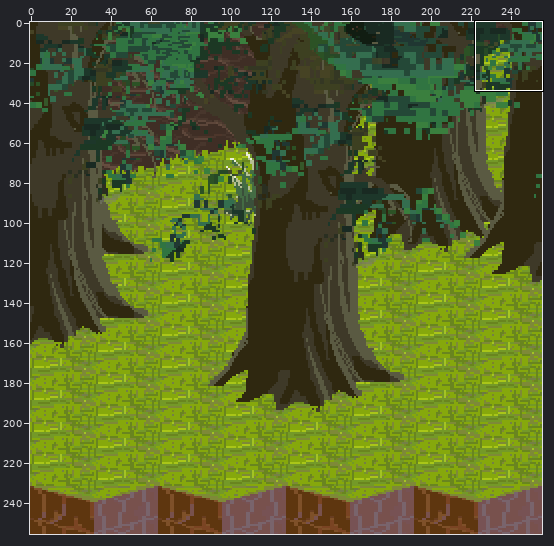
Sprite sheet: Solution/Resource/Ace/Street/back_109.png. Above: a wide view before the commit, with the close-up outlined.
Close-up. As it was:
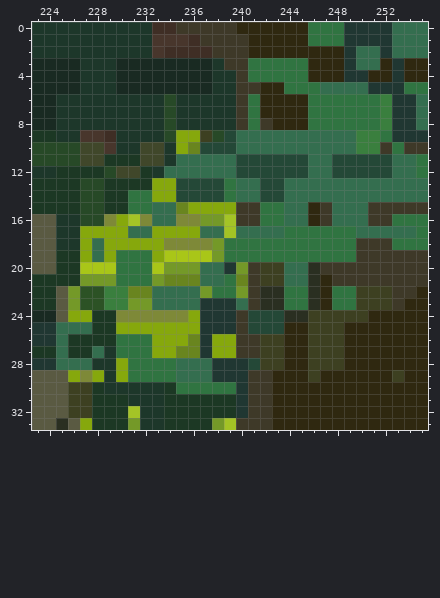
The file is 256x256 pixels. Colours within 5 levels of each other are drawn and written as one. Shown: x 223..255, y 0..33. The commit also changed other parts of the picture, which this record leaves out.
Once edited:
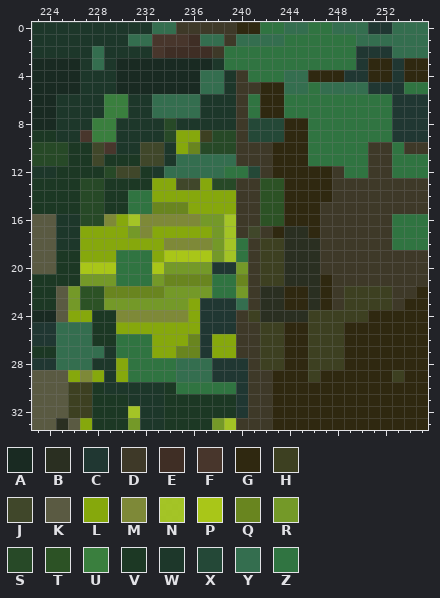
Palette (. is transparent): A #192a22  B #2a2f21  C #203732  D #3e3928  E #3e2d24fd  F #47352bfd  G #2f2810  H #3d4021  J #40472a  K #5a5a42  L #86a80c  M #7e8938  N #a0c315e8  P #a9c618  Q #69851f  R #749928  S #274927  T #2c5225  U #3a7f3e  V #1c3824  W #1d372a  X #244837  Y #346e4f  Z #307441
The edit:
{"y":0,"x":233,"old":"EE","new":"YY"}
{"y":0,"x":242,"old":"GGGG","new":"ZZYY"}
{"y":0,"x":248,"old":"ZCC","new":"YYY"}
{"y":1,"x":231,"old":"WW","new":"YY"}
{"y":1,"x":237,"old":"DD","new":"YY"}
{"y":1,"x":240,"old":"DGGGGG","new":"YYYYZZ"}
{"y":1,"x":249,"old":"CCCC","new":"ZYYY"}
{"y":2,"x":228,"old":"W","new":"Y"}
{"y":2,"x":239,"old":"DDGGGGGGGGCYY","new":"ZZZZZZZZZZZCC"}
{"y":3,"x":228,"old":"W","new":"Y"}
{"y":3,"x":239,"old":"DD","new":"ZZ"}
{"y":3,"x":246,"old":"GGGCYY","new":"ZZZZCG"}
{"y":4,"x":237,"old":"AW","new":"YY"}
{"y":4,"x":244,"old":"ZZ","new":"YY"}
{"y":5,"x":237,"old":"AW","new":"YY"}
{"y":5,"x":244,"old":"ZZ","new":"YY"}
{"y":6,"x":229,"old":"WW","new":"UU"}
{"y":6,"x":233,"old":"WSWW","new":"YYYY"}
{"y":6,"x":244,"old":"GG","new":"ZZ"}
{"y":6,"x":252,"old":"U","new":"Z"}
{"y":6,"x":255,"old":"Y","new":"C"}
{"y":7,"x":229,"old":"WW","new":"UU"}
{"y":7,"x":233,"old":"WSWW","new":"YYYY"}
{"y":7,"x":244,"old":"GG","new":"ZZ"}
{"y":7,"x":252,"old":"U","new":"Z"}
{"y":7,"x":255,"old":"Y","new":"C"}
{"y":8,"x":228,"old":"WW","new":"UU"}
{"y":8,"x":241,"old":"ZDG","new":"XXX"}
{"y":8,"x":252,"old":"U","new":"Z"}
{"y":8,"x":255,"old":"Y","new":"C"}
{"y":9,"x":228,"old":"FE","new":"UU"}
{"y":9,"x":239,"old":"XYYYYYYYYYYUU","new":"SDXXXGGZZZZZZ"}
{"y":10,"x":226,"old":"SJ","new":"VV"}
{"y":10,"x":237,"old":"XXXYYYYYYYYYYUU","new":"SSSDDDGGGZZZZZD"}
{"y":11,"x":226,"old":"SJ","new":"VV"}
{"y":11,"x":240,"old":"XXXXXXYYXXXXXYY","new":"DDDGGGZZZZZDDZZ"}
{"y":12,"x":239,"old":"YX","new":"ZZ"}
{"y":12,"x":242,"old":"XXXXYYXXXXXYY","new":"DGGGGGDZZDDZZ"}
{"y":13,"x":235,"old":"XXXXZYYXXYYYYYYYYYYYY","new":"JJLSSDDTTGGGGDDDDDDDD"}
{"y":14,"x":235,"old":"XXXXZYYXXYYYYYYYYYYYY","new":"LLLLLDDTTGGGGDDDDDDDD"}
{"y":15,"x":233,"old":"YY","new":"QQ"}
{"y":15,"x":242,"old":"ZZYY","new":"TTGG"}
{"y":15,"x":248,"old":"YYY","new":"DDD"}
{"y":16,"x":233,"old":"YY","new":"MM"}
{"y":16,"x":242,"old":"ZZYY","new":"TTGG"}
{"y":16,"x":248,"old":"YYY","new":"DDD"}
{"y":17,"x":231,"old":"YY","new":"RM"}
{"y":17,"x":237,"old":"YY","new":"LR"}
{"y":17,"x":240,"old":"YYYYZZZZZZYYYYY","new":"DJDGBBGDDDDDDZZ"}
{"y":18,"x":228,"old":"Y","new":"L"}
{"y":18,"x":239,"old":"Z","new":"N"}
{"y":18,"x":241,"old":"ZZZZZZZZZ","new":"DHHBBBDDD"}
{"y":19,"x":228,"old":"Y","new":"L"}
{"y":19,"x":239,"old":"Z","new":"N"}
{"y":19,"x":241,"old":"ZZZZZZZZZ","new":"DHHBBBDDD"}
{"y":20,"x":237,"old":"YY","new":"RC"}
{"y":20,"x":244,"old":"YY","new":"BB"}
{"y":21,"x":237,"old":"YY","new":"QZ"}
{"y":21,"x":244,"old":"YY","new":"BB"}
{"y":22,"x":229,"old":"UU","new":"QQ"}
{"y":22,"x":233,"old":"YYYY","new":"QRRR"}
{"y":22,"x":244,"old":"ZZ","new":"GG"}
{"y":22,"x":248,"old":"ZZ","new":"DH"}
{"y":23,"x":229,"old":"UU","new":"RR"}
{"y":23,"x":233,"old":"YYYY","new":"RRRL"}
{"y":23,"x":244,"old":"ZZ","new":"GG"}
{"y":23,"x":248,"old":"ZZ","new":"DH"}
{"y":24,"x":241,"old":"XXX","new":"HBB"}
{"y":25,"x":241,"old":"XXX","new":"DHH"}
{"y":26,"x":226,"old":"VV","new":"YY"}
{"y":27,"x":226,"old":"VV","new":"YY"}
{"y":28,"x":241,"old":"X","new":"D"}
{"label":"changed","picture_box":[68,22,428,370]}
